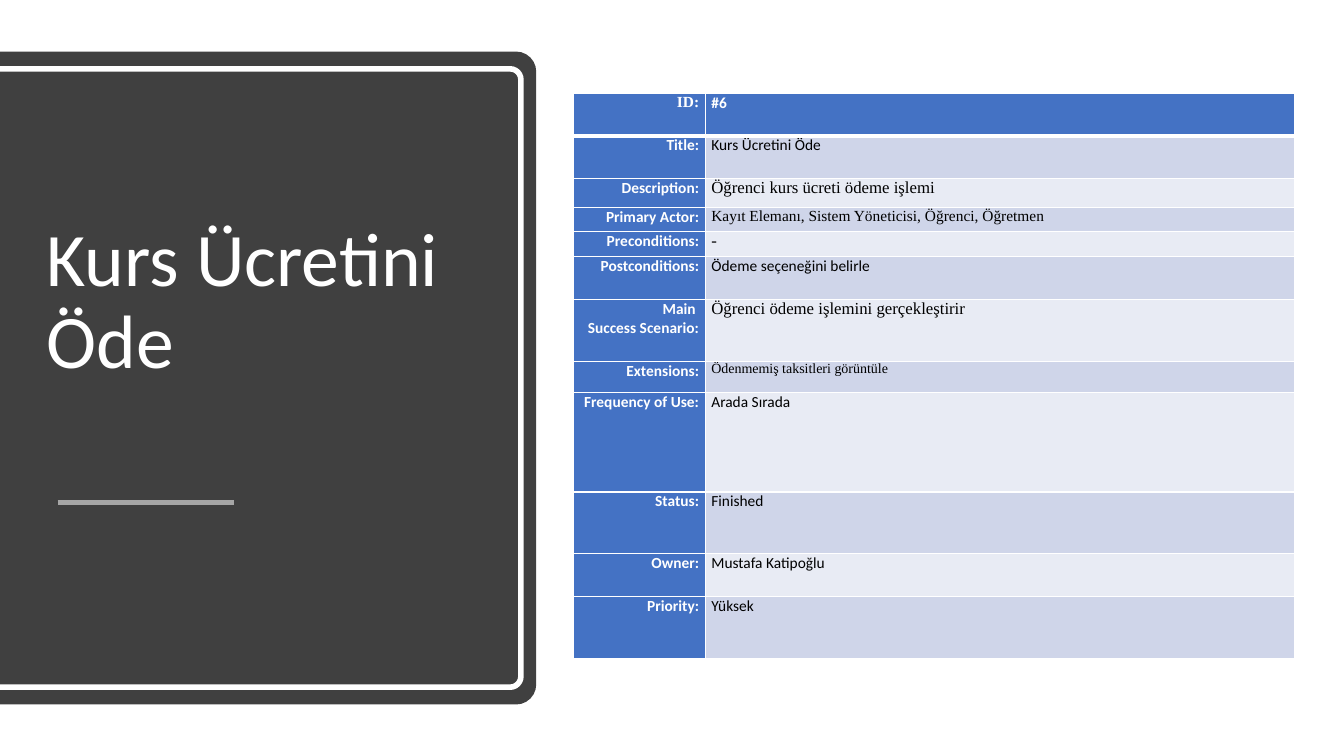
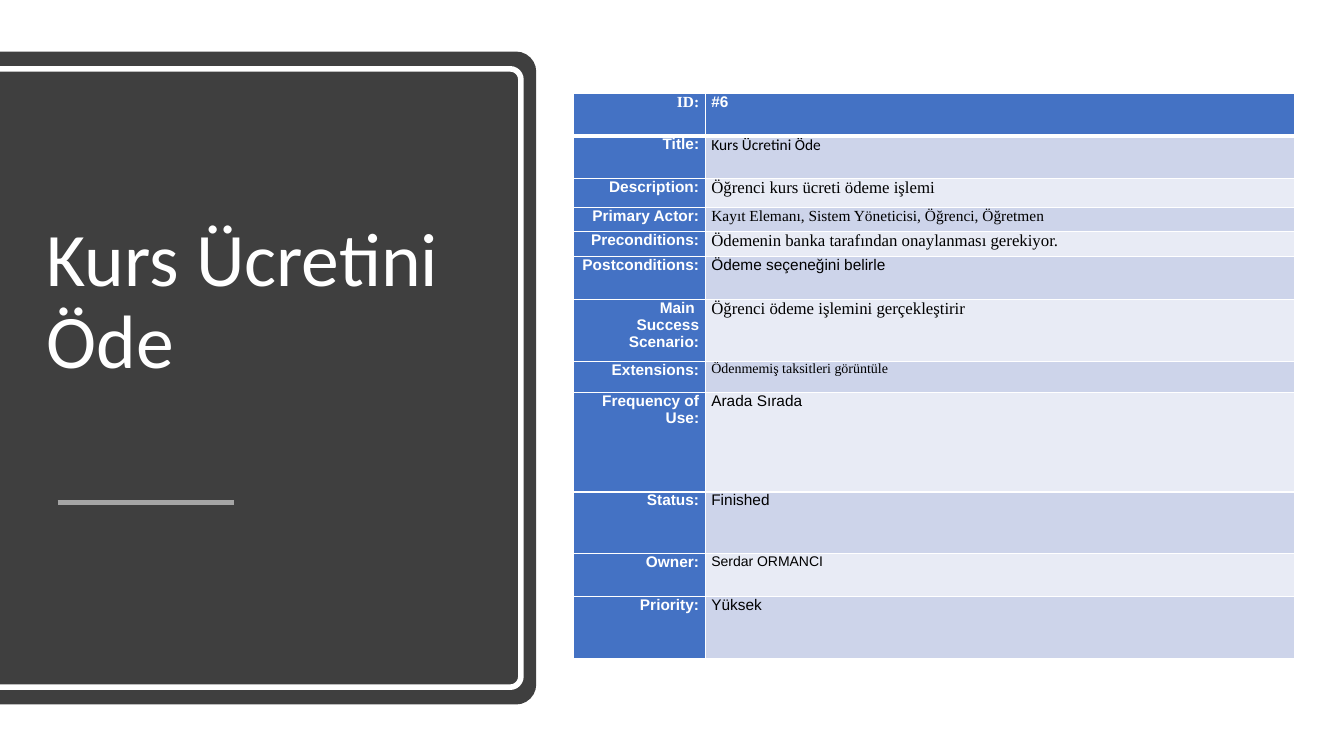
Before and after one commit to cnrkaya/Stardust_Course_Automation, a slide deck: slide 31 of Report_Slide.pptx. Drawn at 1344x756 pixels with LibreOffice and Linux fonts; fonts in the diff are those of the drawing. Boxes give left, top, right and bottom in pixels: in the first picture for what was removed or moved away, otherwise in the second. Text is boxed around its words. In the diff, an @@ line names an element or a change of style, - is before the commit and + after.

```diff
--- a/Report_Slide.pptx
+++ b/Report_Slide.pptx
@@ table at (574,94,1296,617) @@
-row 5, column 2: -
+row 5, column 2: Ödemenin banka tarafından onaylanması gerekiyor.
-row 11, column 2: Mustafa Katipoğlu
+row 11, column 2: Serdar ORMANCI
@@ fill #CFD5EA to #CDD4EA in 6 cells @@
@@ fill #E9EBF5 to #E8EBF5 in 5 cells @@
@@ font Calibri to Arial in "#6", "Title:", "Description:", "Primary Actor:" and 12 more places @@
```
Also in this commit, not shown: 28 other slides changed, 1 other file.
